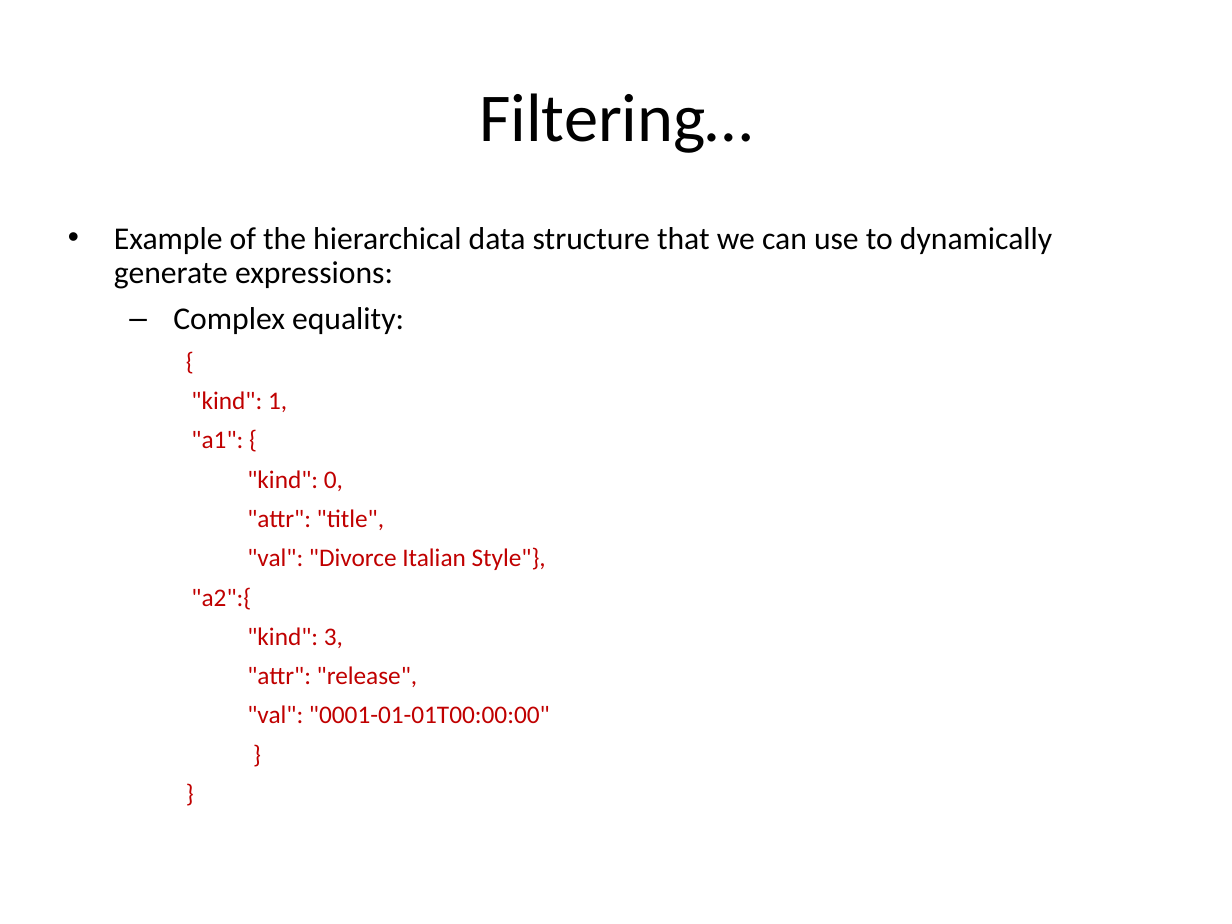
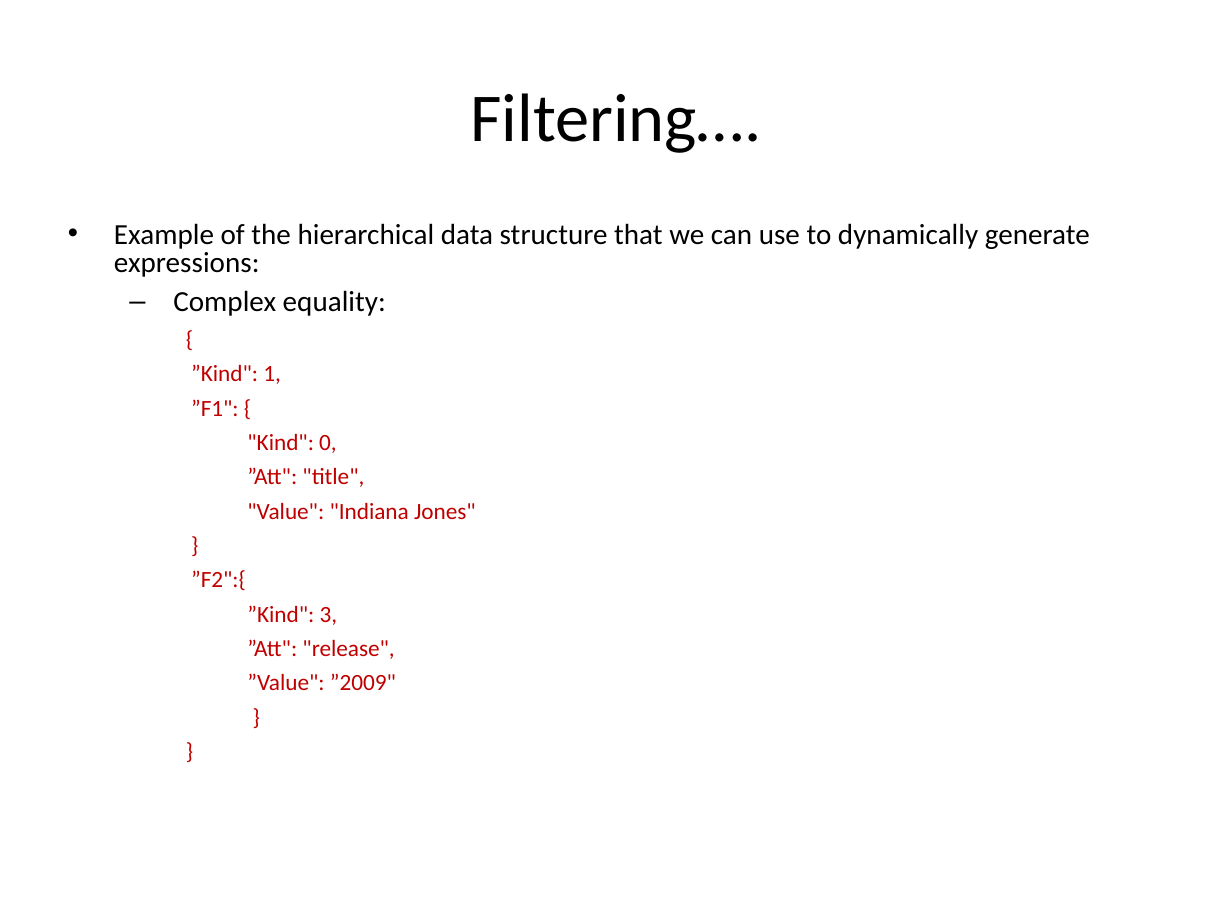
Before and after one commit to hogeschool/Development-5, a slide deck: slide 36 of Lectures/Lecture3/lesson3.pptx. Drawn at 1232x924 pixels with LibreOffice and Linux fonts; fonts in the diff are those of the drawing. Boxes give left, top, right and bottom in pixels: in the first picture for what was removed or moved away, otherwise in the second. Text is boxed around its words. In the diff, an @@ line names an element or a change of style, - is before the commit and + after.

Commit message:
added filtering

```diff
--- a/Lectures/Lecture3/lesson3.pptx
+++ b/Lectures/Lecture3/lesson3.pptx
@@ title at [470, 93, 761, 153]: text changed @@
-Filtering…
+Filtering….
@@ text at [114, 223, 1090, 316]: size 18.5 to 17 pt in "Example of the hierarchical data structure that ...", "Complex equality:"; size 14.8 to 13.6 pt in "{", "}", "}"; line spacing 0.9 to 0.8 @@
@@ text at [191, 364, 476, 690]: text changed; size 14.8 to 13.6 pt @@
-    "kind": 1,
-    "a1": {
-    "kind": 0,
-    "attr": "title",
-    "val": "Divorce Italian Style"},
-    "a2":{
-    "kind": 3,
-    "attr": "release",
-    "val": "0001-01-01T00:00:00"
+    ”Kind": 1,
+    ”F1": {
+    "Kind": 0,
+    ”Att": "title",
+    "Value": "Indiana Jones"
+    }
+    ”F2":{
+    ”Kind": 3,
+    ”Att": "release",
+    ”Value": ”2009"
```
Also in this commit, not shown: 8 other slides changed, 4 slides added, 1 other file.
